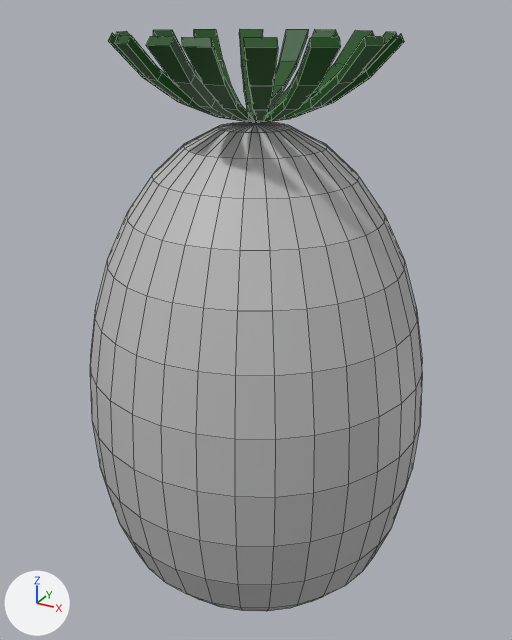
One commit to the Blender file Assets/Models/Fruits/Pineapple.blend: the scene before it, then after it.
Camera for both pictures: a camera (50 mm lens) standing at (8.3, -15.05, 11.64) and looking at (-0.1, 0.21, 4.01). Lighting does not change. The marker at lower left points along +X, +Y and +Z. Mesh edges are drawn as thin lines.

Objects in the first picture: 'Watermelon'.
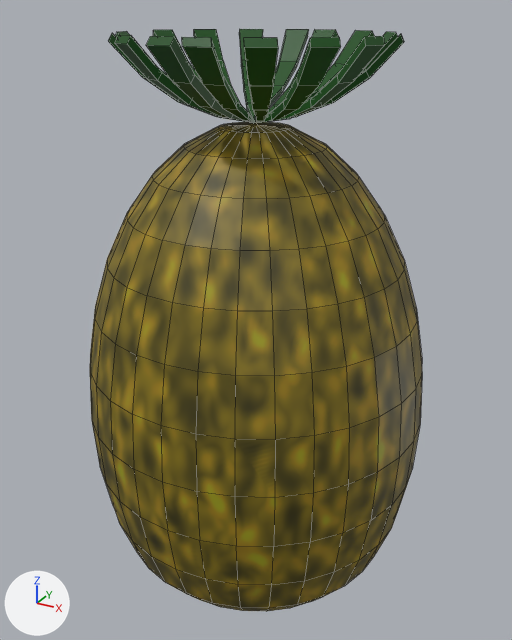
Pixel boxes [x1, y1, x2, y2] of what changed, in the pictures (512 x 640 px):
```json
{"object": "Watermelon", "change": "surface changed, reshaped, modifiers changed", "before": [90, 29, 422, 611], "after": [90, 29, 422, 611], "on screen": "grey to brown"}
{"part": 1, "of": "me_sphere", "change": "added", "after": [90, 29, 422, 594], "on screen": "yellow"}
{"part": 2, "of": "me_sphere", "change": "surface changed", "before": [161, 124, 416, 611], "after": [161, 124, 416, 611], "on screen": "grey to brown"}
```

Edits to the scene script, one JSON object a line:
```json
{"op": "add", "block": "img_baked", "code": ["img_baked = load_image('baked', 'pineappleskin.png', 256, 256, 'sRGB')"]}
{"op": "remove", "block": "mat_pineappletexture", "code": "mat_pineappletexture.base_color = (0.5, 0.5, 0.5)  # grey #bcbcbc"}
{"op": "add", "block": "mat_pineappletexture", "code": "mat_pineappletexture.texture = img_baked"}
{"block": "me_sphere", "where": "# used by ob_watermelon; location = (0.0, 0.0, 0.0); scale = (1.5, 1.0, 1.0)"}
{"op": "remove", "block": "me_sphere", "code": "me_sphere.from_pydata(...)  # 201 vertices, 196 faces; spans x 0.0..3.0, y -4.4..0.0, z -4.2..11.1"}
{"op": "add", "block": "me_sphere", "code": "me_sphere.from_pydata(...)  # 738 vertices, 784 faces; spans x -3.0..3.0, y -4.4..4.4, z -4.2..11.1"}
{"block": "me_sphere", "change": "me_sphere part 1: 537 vertices added at x -3.0..2.9, y -4.3..4.4, z -4.1..11.1"}
{"block": "me_sphere", "change": "me_sphere part 2: 128 kept faces spanning x 0.0..3.0, y -4.4..0.0, z -4.2..9.2 get new texture (UV) coordinates"}
{"op": "remove", "block": "ob_watermelon", "code": "_m = ob_watermelon.modifiers.new('Mirror.001', 'MIRROR')"}
{"op": "remove", "block": "ob_watermelon", "code": "_m.use_axis = (True, True, False)"}
```
